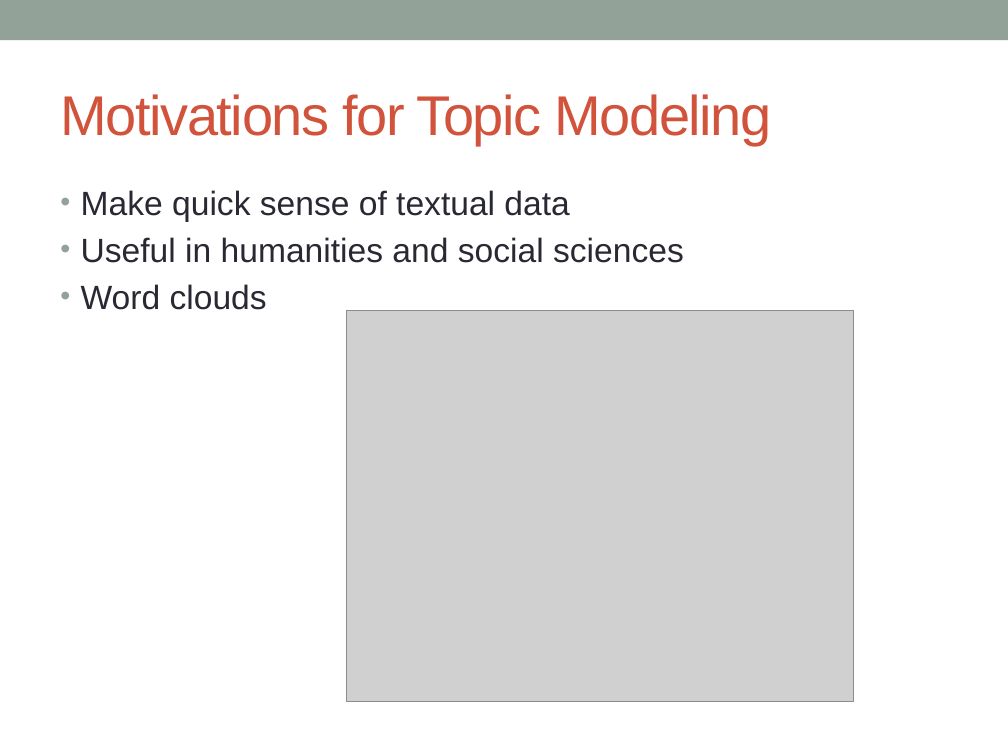
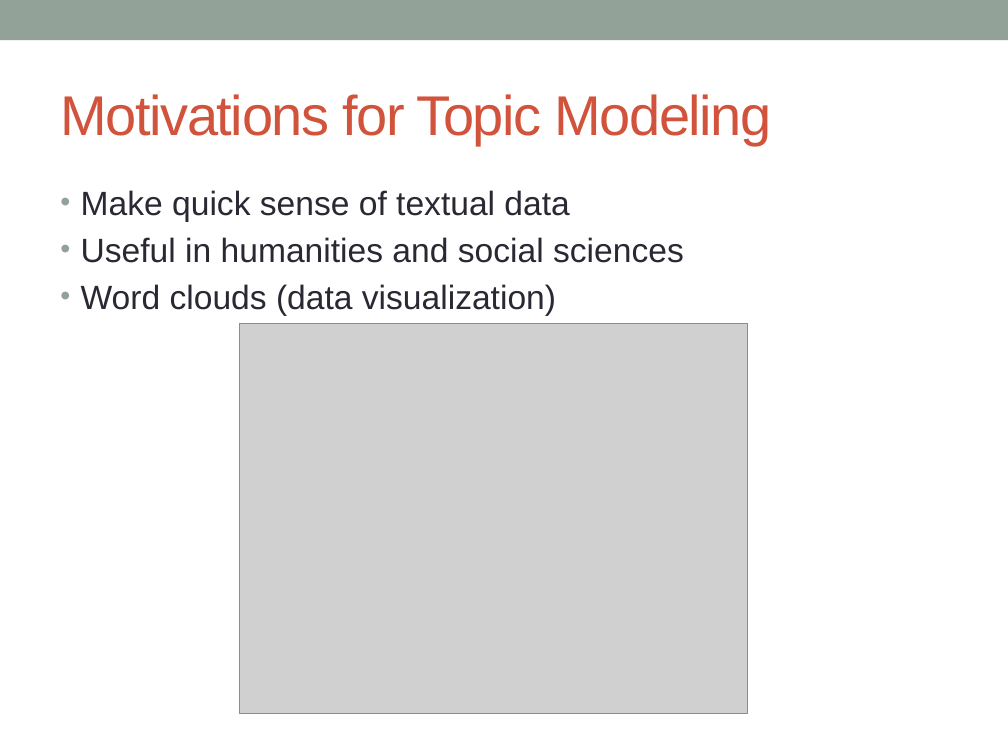
Before and after one commit to markheimann/Bayesian-ML, a slide deck: slide 4 of BMML_Presentation.pptx. Drawn at 1008x756 pixels with LibreOffice and Linux fonts; fonts in the diff are those of the drawing; grey boxes stand for pictures. Boxes give left, top, right and bottom in pixels: in the first picture for what was removed or moved away, otherwise in the second. Text is boxed around its words. In the diff, an @@ line names an element or a change of style, - is before the commit and + after.

Commit message:
slides

```diff
--- a/BMML_Presentation.pptx
+++ b/BMML_Presentation.pptx
@@ text at <box>81,284,556,316</box>: text changed @@
-• Word clouds
+• Word clouds (data visualization)
@@ picture: place and size @@
-picture at <box>346,310,854,701</box>
+picture at <box>240,324,748,714</box>
```
